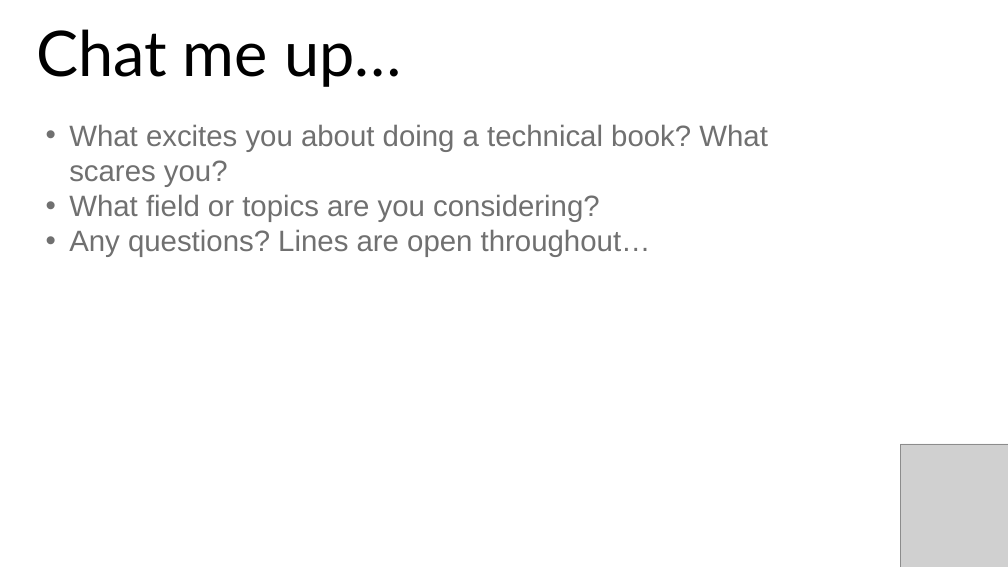
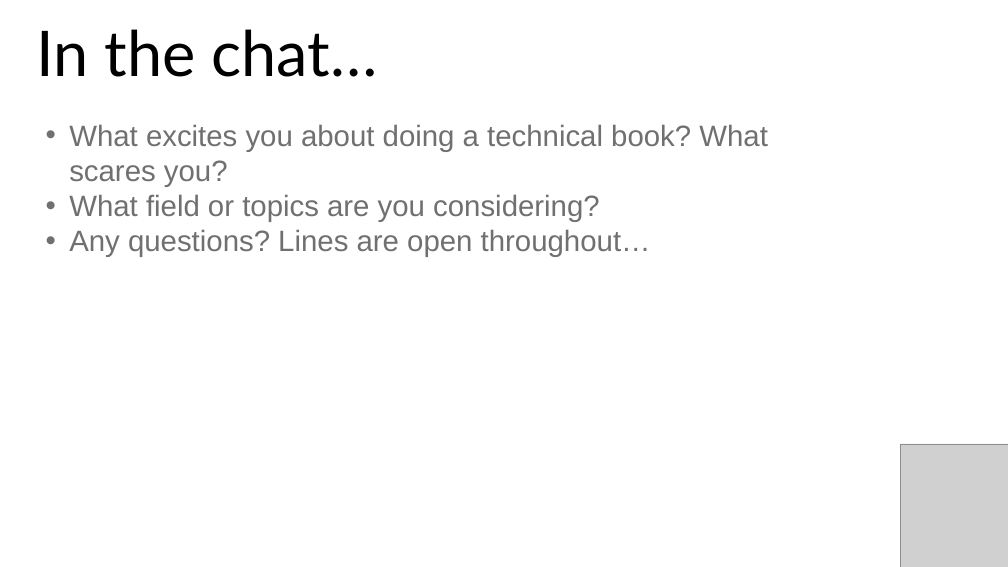
Before and after one commit to stringfestdata/reeling-dealing-technical-book, a slide deck: slide 3 of reeling-dealing-techincal-book.pptx. Drawn at 1008x567 pixels with LibreOffice and Linux fonts; fonts in the diff are those of the drawing; grey boxes stand for pictures. Boxes give left, top, right and bottom in pixels: in the first picture for what was removed or moved away, otherwise in the second. Text is boxed around its words. In the diff, an @@ line names an element or a change of style, - is before the commit and + after.

```diff
--- a/reeling-dealing-techincal-book.pptx
+++ b/reeling-dealing-techincal-book.pptx
@@ text at (36, 29, 378, 77): text changed @@
-Chat me up…
+In the chat…
```
Also in this commit, not shown: 3 other slides changed, 1 other file.
